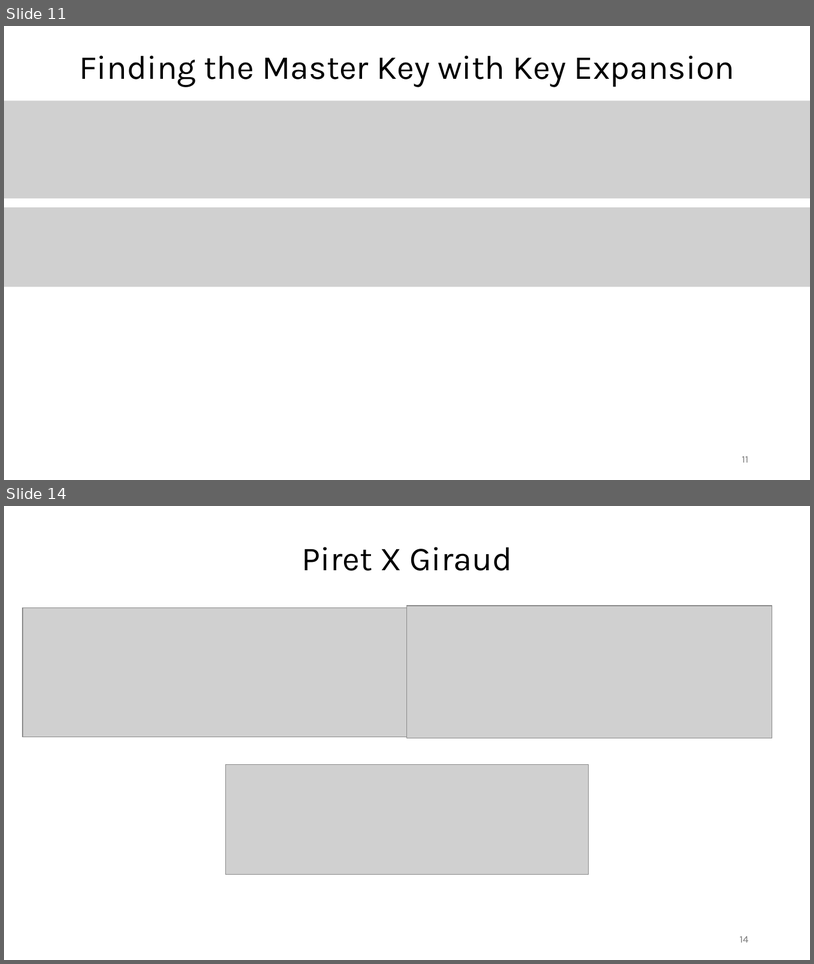
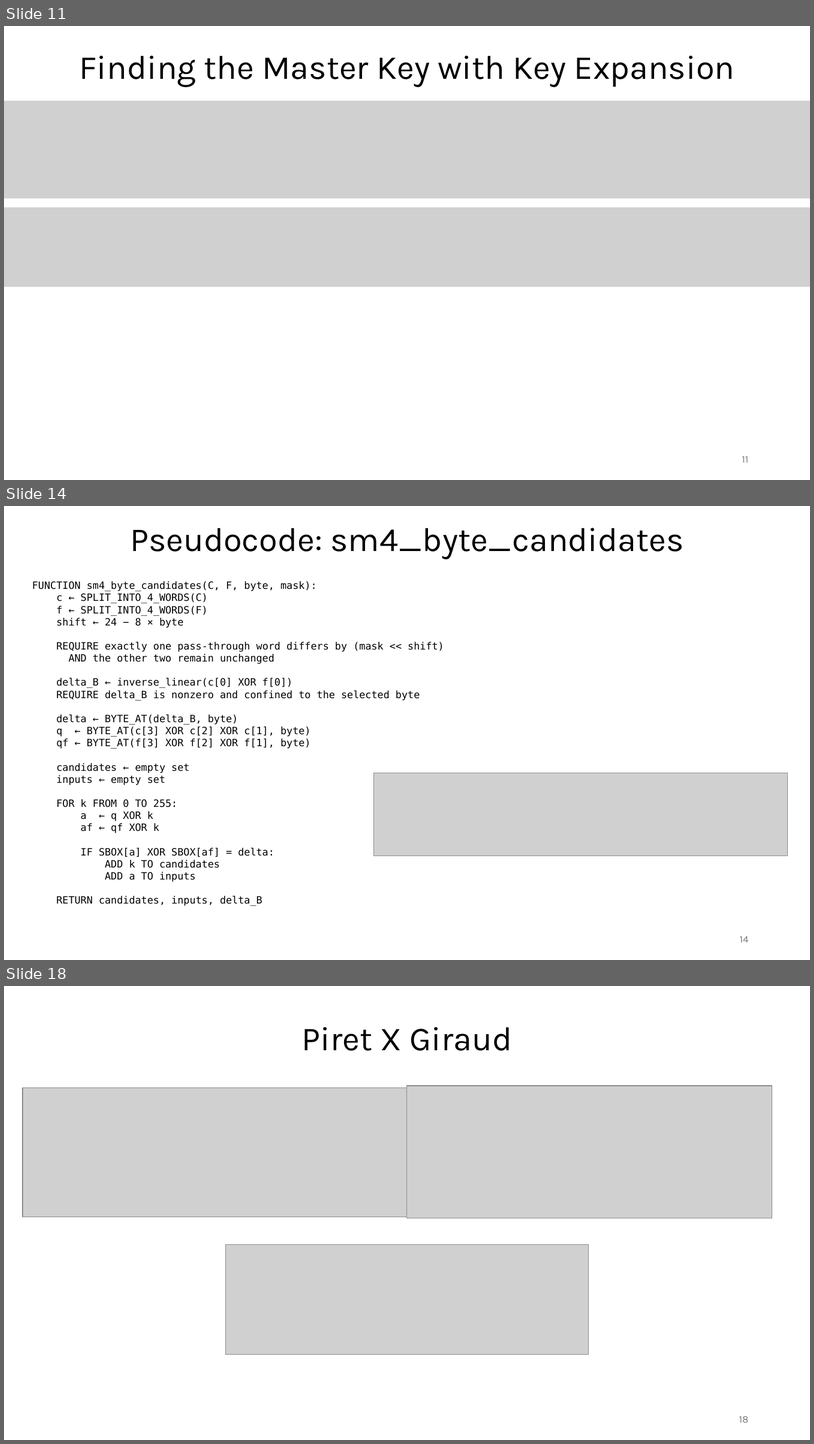
Before and after one commit to Specht1000/PFE-SM4-Fault-Injection, a slide deck: docs/Apresentation_PFE.pptx. Shown one above the other, each under a label of ours: slides 11 and 14 before the commit, slides 11, 14 and 18 after it; the slides between them are not shown. The pictures are 814x964 and 814x1444 pixels, drawn with LibreOffice and Linux fonts; fonts in the diff are those of the drawing; grey boxes stand for pictures. Boxes give left, top, right and bottom in pixels: in the first picture for what was removed or moved away, otherwise in the second. Text is boxed around its words. In the diff, an @@ line names an element or a change of style, - is before the commit and + after.

Commit message:
Slides updated with pseudocode

```diff
--- a/docs/Apresentation_PFE.pptx
+++ b/docs/Apresentation_PFE.pptx
@@ slide 14 added at <box>4,506,810,960</box>, background #FFFFFF @@
@@ text added at <box>130,528,684,559</box>, 40 pt, text #000000 @@
+Pseudocode: sm4_byte_candidates
@@ text added at <box>32,581,444,906</box>, 12 pt, text #000000 @@
+FUNCTION sm4_byte_candidates(C, F, byte, mask):
+c ← SPLIT_INTO_4_WORDS(C)
+f ← SPLIT_INTO_4_WORDS(F)
+shift ← 24 − 8 × byte
+REQUIRE exactly one pass-through word differs by (mask << shift) AND the other two remain unchanged
+delta_B ← inverse_linear(c[0] XOR f[0])
+REQUIRE delta_B is nonzero and confined to the selected byte
+delta ← BYTE_AT(delta_B, byte)
+q ← BYTE_AT(c[3] XOR c[2] XOR c[1], byte)
+qf ← BYTE_AT(f[3] XOR f[2] XOR f[1], byte)
+candidates ← empty set
+inputs ← empty set
+FOR k FROM 0 TO 255:
+a ← q XOR k
+af ← qf XOR k
+IF SBOX[a] XOR SBOX[af] = delta:
+ADD k TO candidates
+ADD a TO inputs
+RETURN candidates, inputs, delta_B
@@ picture added at <box>374,773,789,856</box> @@
@@ page number added at <box>740,936,749,942</box>, 12 pt, text #797979 @@
+14
@@ what was slide 14 is now slide 18 @@
@@ page number at <box>740,1416,749,1422</box>: text changed @@
-14
+18
```
Also in this commit, not shown: 5 other slides added, 2 slides removed.
